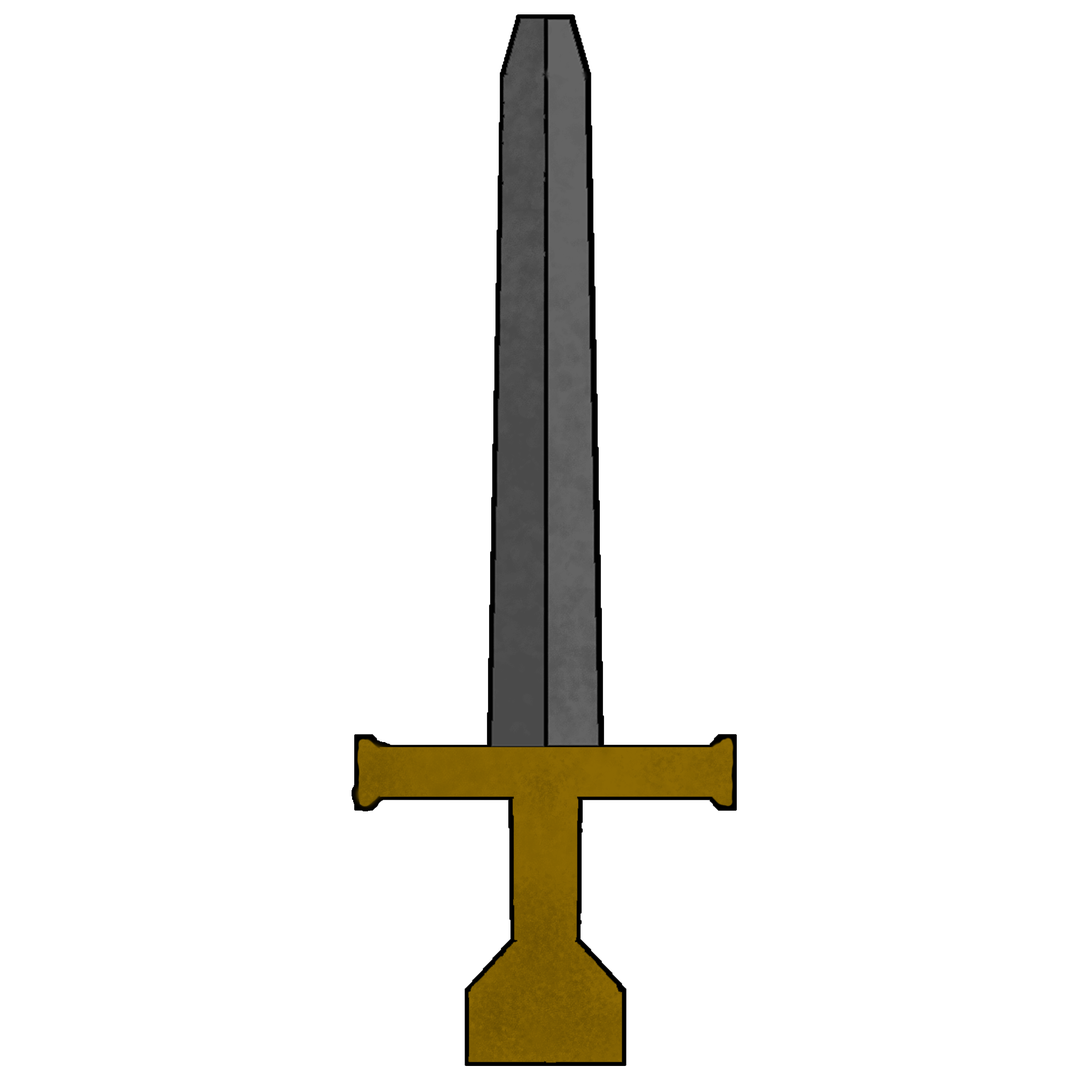
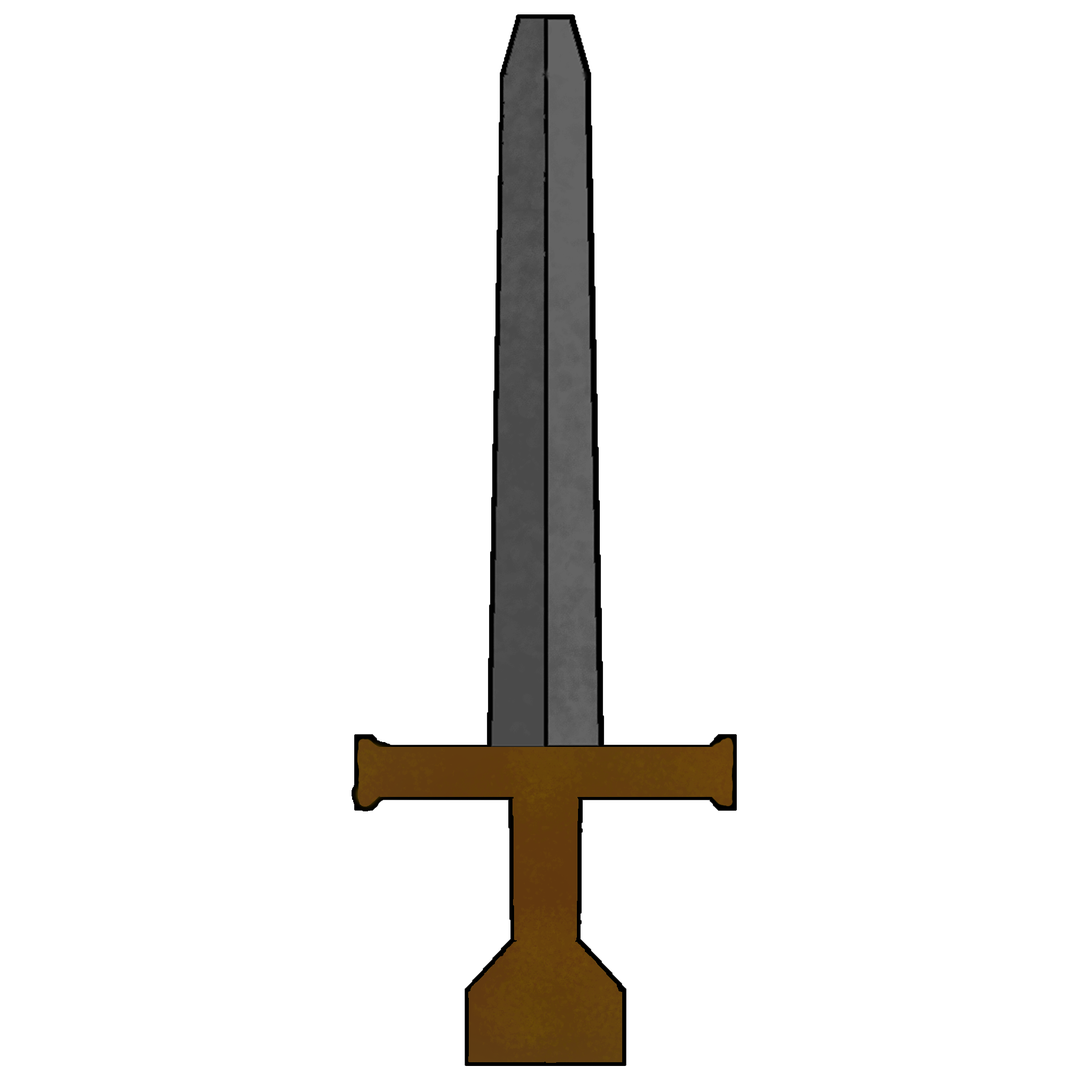
Before/after of a 1091 × 1091 layered artwork. What changed in the layer stack:
painted on "Klinge" over [357, 738, 734, 1064]
